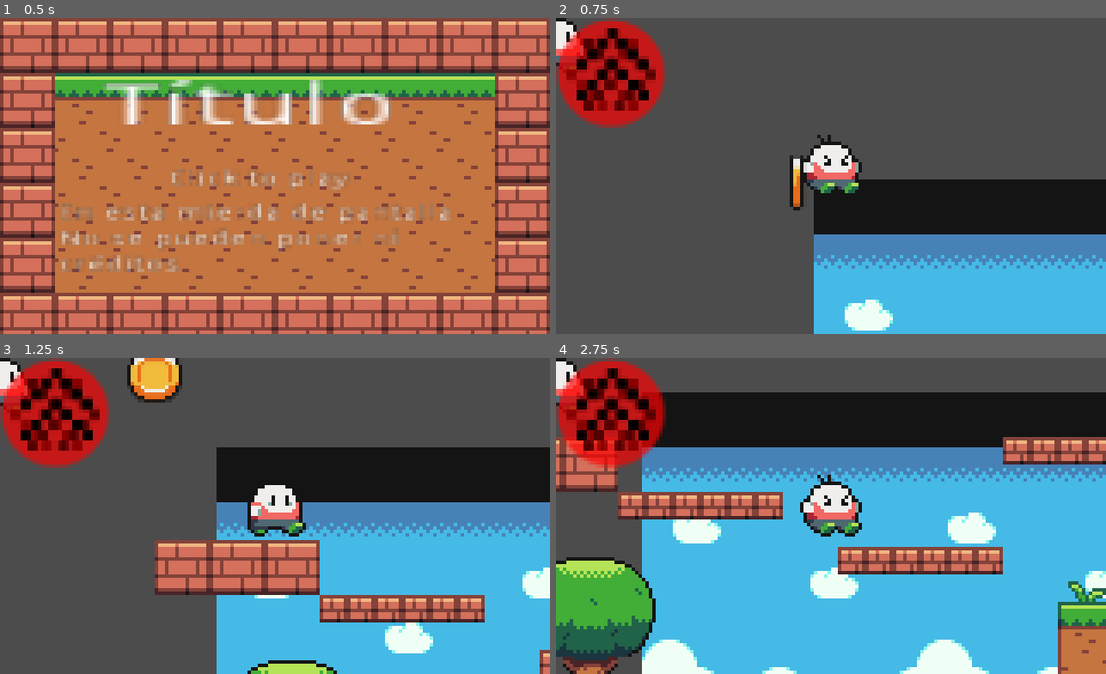
Above: before the commit, frames 1-4 (two rows, left to right).
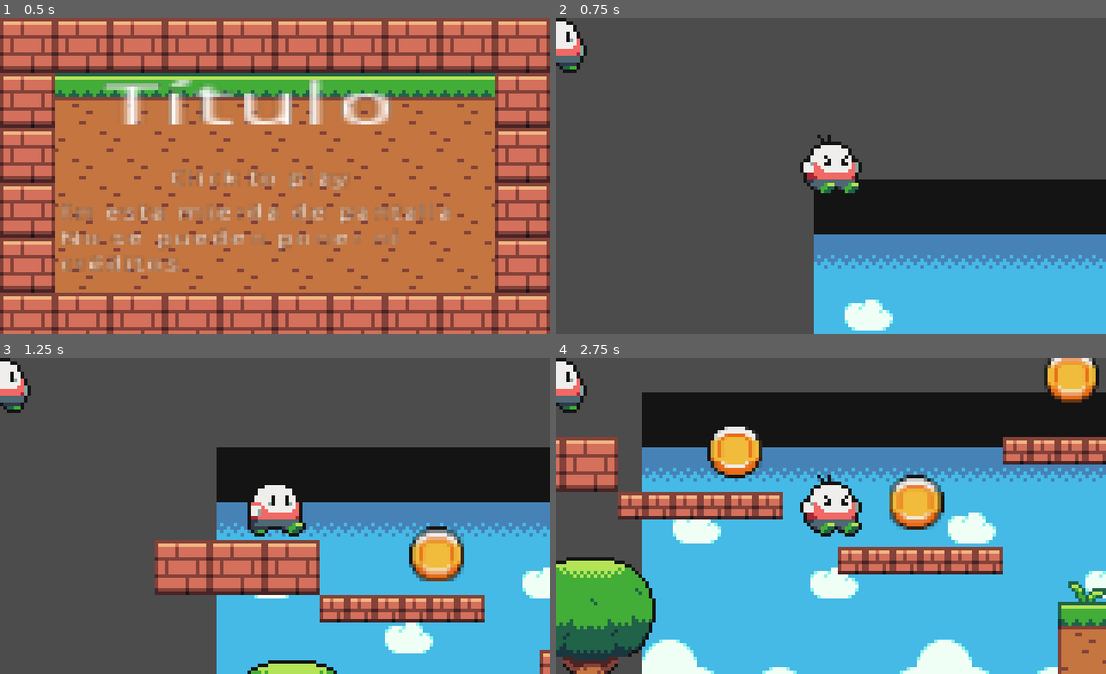
Above: after the commit, the same moments.

Repository: toniocga/plataformas
Game: Godot game, scene res://scenes/Menu_entrar.tscn
The game is run twice, just before and just after one commit, with the same random seed, the same clock (stepped at 60 frames per second) and the same inputs.
Inputs (mouse positions are in pixels of both pictures, inside the frame that each line leads up to):
- Up to frame 1 (0.5 s): no input
- Up to frame 2 (0.75 s): click (836, 179) at 0.5 s
- Up to frame 3 (1.25 s): no input
- Up to frame 4 (2.75 s): hold Right (ui_right) from 1.28 s (still down); tap Up (ui_up) at 1.52, 2.27 s

Frame 1 is identical in both runs. In frame 2, 5.8% of the frame differs, in the area x 0-45%, y 0-61%; in frame 3, 8.1%; in frame 4, 9.3%, in the area x 0-99%, y 0-55%.

Commit message:
monedas y vida

Diff:
--- a/scenes/HUD.tscn
+++ b/scenes/HUD.tscn
@@ -1,115 +1,47 @@
-[gd_scene load_steps=9 format=1]
+[gd_scene load_steps=7 format=2]
 
-[ext_resource path="res://scripts/HUD.gd" type="Script" id=1]
-[ext_resource path="res://fonts/pixelated/pixelated.ttf" type="DynamicFontData" id=2]
-[ext_resource path="res://images/player/player-walk-1.png" type="Texture" id=3]
-[ext_resource path="res://images/botones/boton-izq.png" type="Texture" id=4]
-[ext_resource path="res://images/botones/boton-der.png" type="Texture" id=5]
-[ext_resource path="res://images/botones/boton-salto.png" type="Texture" id=6]
+[ext_resource path="res://images/player/player-walk-1.png" type="Texture" id=1]
+[ext_resource path="res://images/botones/boton-izq.png" type="Texture" id=2]
+[ext_resource path="res://images/botones/boton-der.png" type="Texture" id=3]
+[ext_resource path="res://images/botones/boton-salto.png" type="Texture" id=4]
 
 [sub_resource type="DynamicFont" id=1]
 
-font/size = 16
-font/use_mipmaps = true
-font/use_filter = false
-font/font = ExtResource( 2 )
-
 [sub_resource type="DynamicFont" id=2]
-
-font/size = 16
-font/use_mipmaps = true
-font/use_filter = false
-font/font = ExtResource( 2 )
 
 [node name="HUD" type="CanvasLayer"]
 
-layer = 1
-offset = Vector2( 0, 0 )
-rotation = 0.0
-scale = Vector2( 1, 1 )
-script/script = ExtResource( 1 )
-
 [node name="puntuacion" type="Label" parent="."]
-
-focus/ignore_mouse = true
-focus/stop_mouse = true
-size_flags/horizontal = 2
-size_flags/vertical = 0
-margin/left = 32.0
-margin/top = 0.0
-margin/right = 72.0
-margin/bottom = 18.0
 custom_fonts/font = SubResource( 1 )
 text = "0"
 align = 2
-percent_visible = 1.0
-lines_skipped = 0
-max_lines_visible = -1
 
 [node name="score" type="Label" parent="."]
-
-focus/ignore_mouse = true
-focus/stop_mouse = true
-size_flags/horizontal = 2
-size_flags/vertical = 0
-margin/left = 5.0
-margin/top = 0.0
-margin/right = 51.0
-margin/bottom = 18.0
 custom_fonts/font = SubResource( 2 )
 text = "SCORE:"
-percent_visible = 1.0
-lines_skipped = 0
-max_lines_visible = -1
 
 [node name="vidas" type="Node2D" parent="."]
 
 [node name="vida1" type="Sprite" parent="vidas"]
-
-transform/pos = Vector2( 210, 2.5 )
-transform/scale = Vector2( 0.8, 0.8 )
-texture = ExtResource( 3 )
+texture = ExtResource( 1 )
 
 [node name="vida2" type="Sprite" parent="vidas"]
-
-transform/pos = Vector2( 226.5, 2.5 )
-transform/scale = Vector2( 0.8, 0.8 )
-texture = ExtResource( 3 )
+texture = ExtResource( 1 )
 
 [node name="vida3" type="Sprite" parent="vidas"]
-
-transform/pos = Vector2( 243, 2.5 )
-transform/scale = Vector2( 0.8, 0.8 )
-texture = ExtResource( 3 )
+texture = ExtResource( 1 )
 
 [node name="touch" type="Node2D" parent="."]
+visible = false
 
 [node name="boton-izq" type="TouchScreenButton" parent="touch"]
-
-transform/pos = Vector2( 3.5, 109.5 )
-normal = ExtResource( 4 )
-pressed = null
-bitmask = null
-passby_press = false
+normal = ExtResource( 2 )
 action = "ui_left"
-visibility_mode = 0
 
 [node name="boton-der" type="TouchScreenButton" parent="touch"]
-
-transform/pos = Vector2( 43, 109.5 )
-normal = ExtResource( 5 )
-pressed = null
-bitmask = null
-passby_press = false
+normal = ExtResource( 3 )
 action = "ui_right"
-visibility_mode = 0
 
 [node name="boton-salto" type="TouchScreenButton" parent="touch"]
-
-transform/pos = Vector2( 219.5, 109.5 )
-normal = ExtResource( 6 )
-pressed = null
-bitmask = null
-passby_press = false
+normal = ExtResource( 4 )
 action = "ui_up"
-visibility_mode = 0
--- a/scenes/Level0.tscn
+++ b/scenes/Level0.tscn
@@ -31,15 +31,21 @@
 [node name="Player" parent="." instance=ExtResource( 3 )]
 
 [node name="Moneda" parent="." instance=ExtResource( 4 )]
+position = Vector2( 435.985, 78.2865 )
 
 [node name="Moneda5" parent="." instance=ExtResource( 4 )]
+position = Vector2( 350.694, 83.7558 )
 
 [node name="Moneda1" parent="." instance=ExtResource( 4 )]
+position = Vector2( 290.714, 99.4263 )
 
 [node name="Moneda2" parent="." instance=ExtResource( 4 )]
+position = Vector2( 179.94, 30.8005 )
 
 [node name="Moneda3" parent="." instance=ExtResource( 4 )]
+position = Vector2( 134.55, 67.545 )
 
 [node name="Moneda4" parent="." instance=ExtResource( 4 )]
+position = Vector2( 82.1348, 52.4149 )
 
 [node name="HUD" parent="." instance=ExtResource( 5 )]
